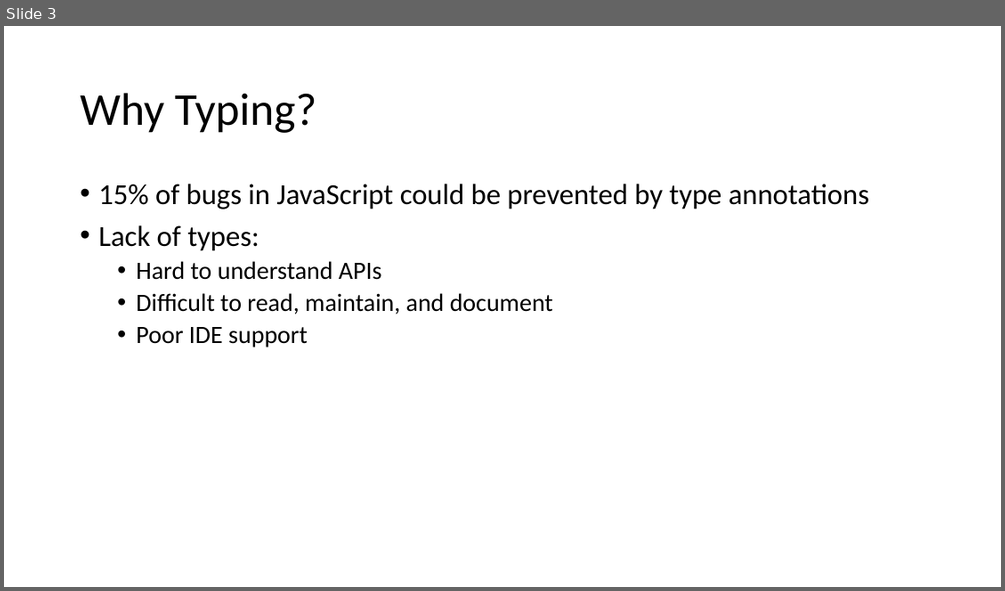
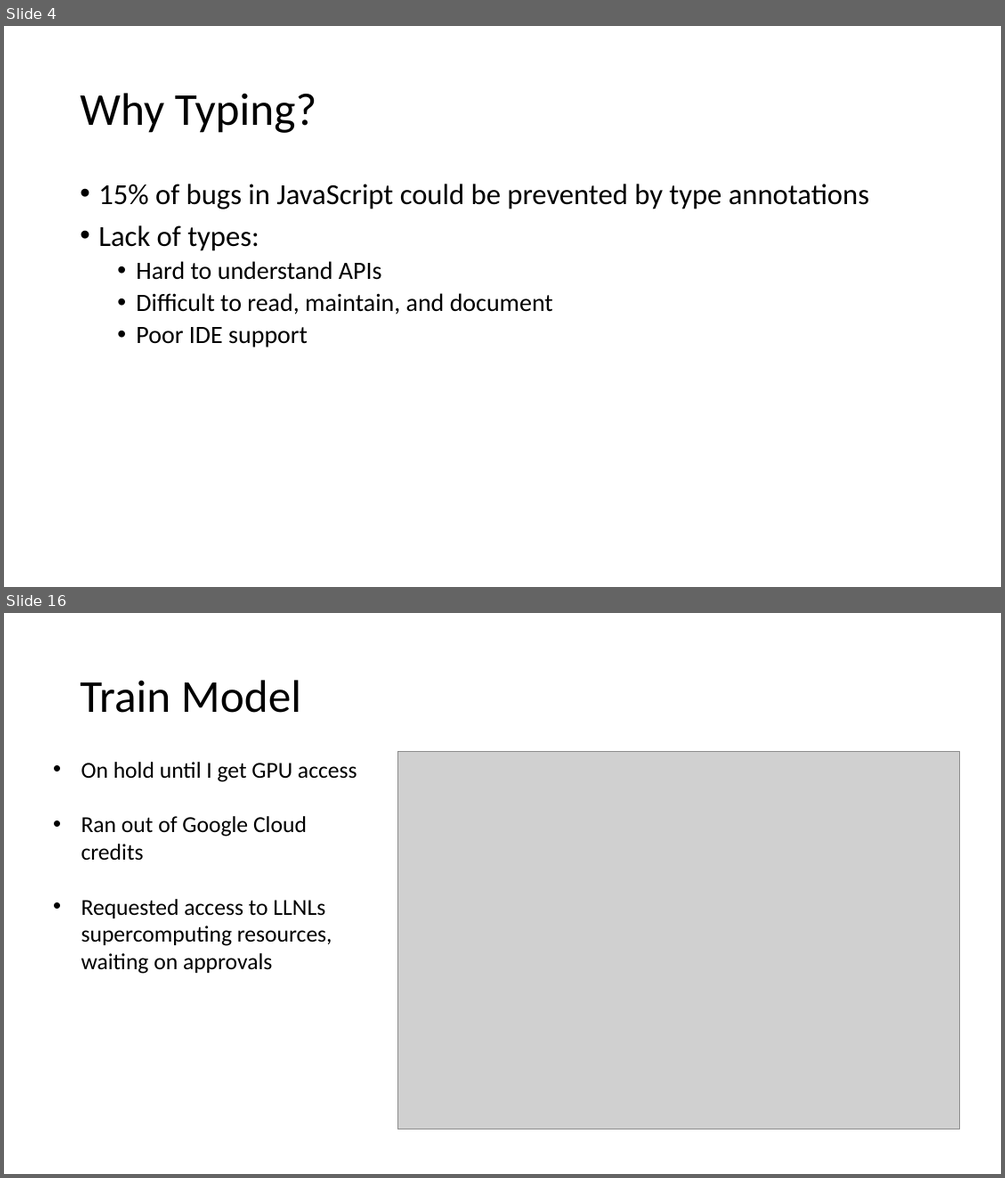
Before and after one commit to tjchambers32/ecs289-final, a slide deck: deeptyper for python.pptx. Shown one above the other, each under a label of ours: slide 3 before the commit, slides 4 and 16 after it; the slides between them are not shown. The pictures are 1005x591 and 1005x1178 pixels, drawn with LibreOffice and Linux fonts; fonts in the diff are those of the drawing; grey boxes stand for pictures. Boxes give left, top, right and bottom in pixels: in the first picture for what was removed or moved away, otherwise in the second. Text is boxed around its words. In the diff, an @@ line names an element or a change of style, - is before the commit and + after.

Commit message:
updated train, still not working. started on final paper (readme)

```diff
--- a/deeptyper for python.pptx
+++ b/deeptyper for python.pptx
@@ slide 16 added at (4, 613, 1001, 1174), background #FFFFFF @@
@@ title added at (80, 680, 301, 713), 44 pt, text #000000 @@
+Train Model
@@ text added at (81, 762, 357, 973), 22 pt, text #000000 @@
+• On hold until I get GPU access
+• Ran out of Google Cloud credits
+• Requested access to LLNLs supercomputing resources, waiting on approvals
@@ picture added at (397, 751, 959, 1130) @@
@@ what was slide 3 is now slide 4 @@
```
Also in this commit, not shown: 8 slides changed, 8 other slides added, 5 other files.
